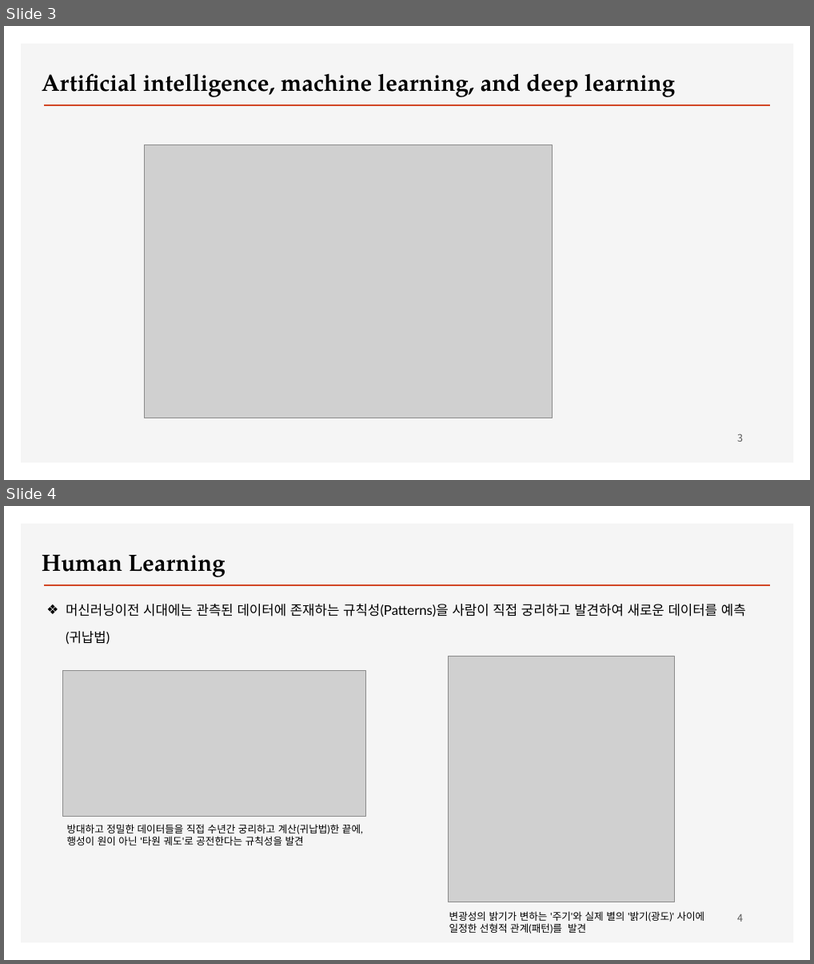
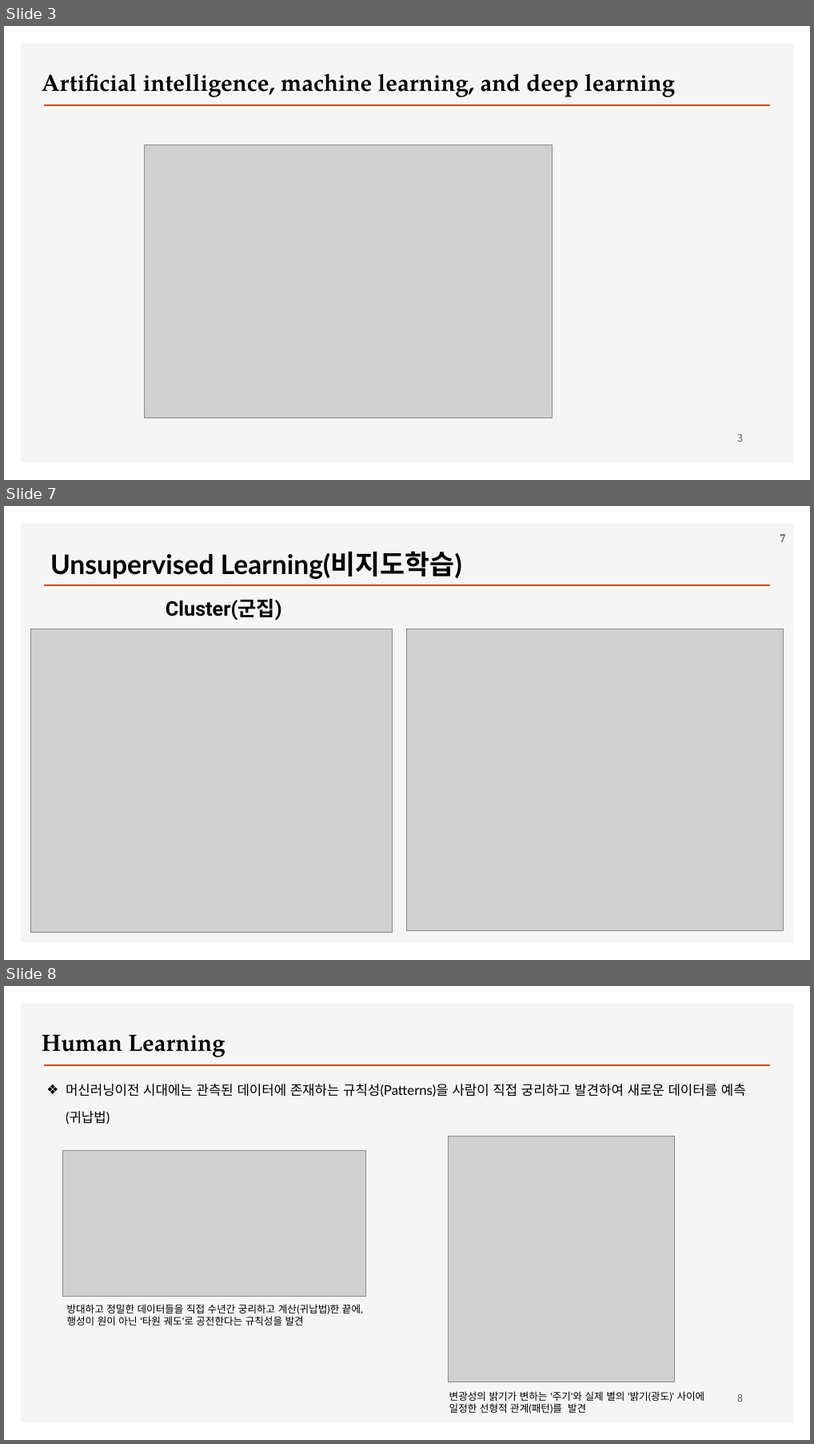
Before and after one commit to ancestor9/2026_Fall_Deep-Learning-with-Python, a slide deck: Chapter 01 What is deep learning.pptx. Shown one above the other, each under a label of ours: slides 3 and 4 before the commit, slides 3, 7 and 8 after it; the slides between them are not shown. The pictures are 814x964 and 814x1444 pixels, drawn with LibreOffice and Linux fonts; fonts in the diff are those of the drawing; grey boxes stand for pictures; background and template pictures are left out. Boxes give left, top, right and bottom in pixels: in the first picture for what was removed or moved away, otherwise in the second. Text is boxed around its words. In the diff, an @@ line names an element or a change of style, - is before the commit and + after.

```diff
--- a/Chapter 01 What is deep learning.pptx
+++ b/Chapter 01 What is deep learning.pptx
@@ slide 7 added at (4,506,810,960), background #FFFFFF; not listed: 2 template elements that a slide beside it also shows @@
@@ title added at (50,552,462,579), 32 pt, text #000000, bold @@
+Unsupervised Learning(비지도학습)
@@ page number added at (780,534,786,542), 14 pt, text #595959, bold @@
+7
@@ text added at (166,599,282,620), 24 pt, text #000000, bold @@
+Cluster(군집)
@@ picture added at (30,629,393,932) @@
@@ picture added at (407,629,784,931) @@
@@ what was slide 4 is now slide 8 @@
@@ page number at (738,1393,743,1401): text changed @@
-4
+8
```
Also in this commit, not shown: 8 other slides added.
